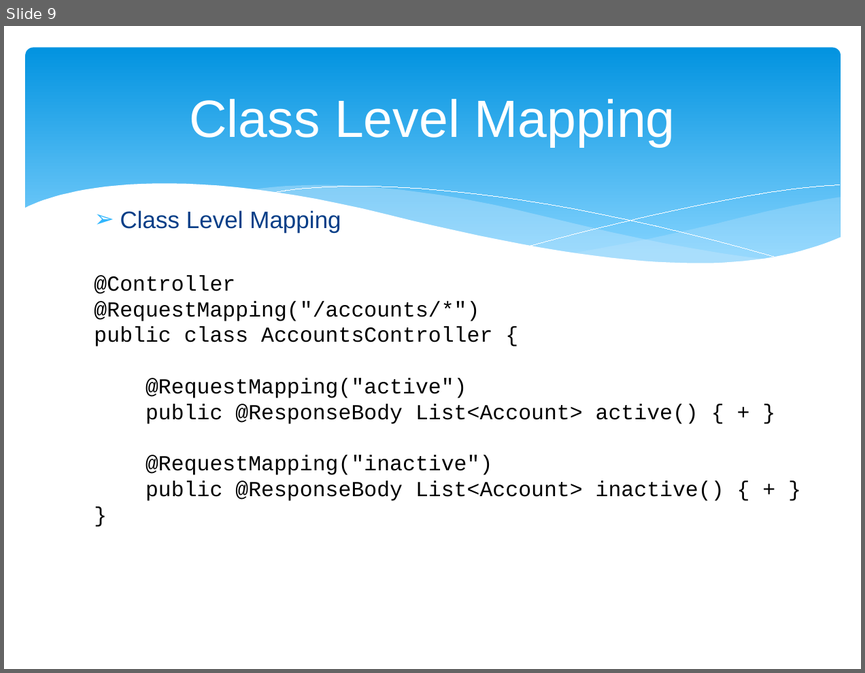
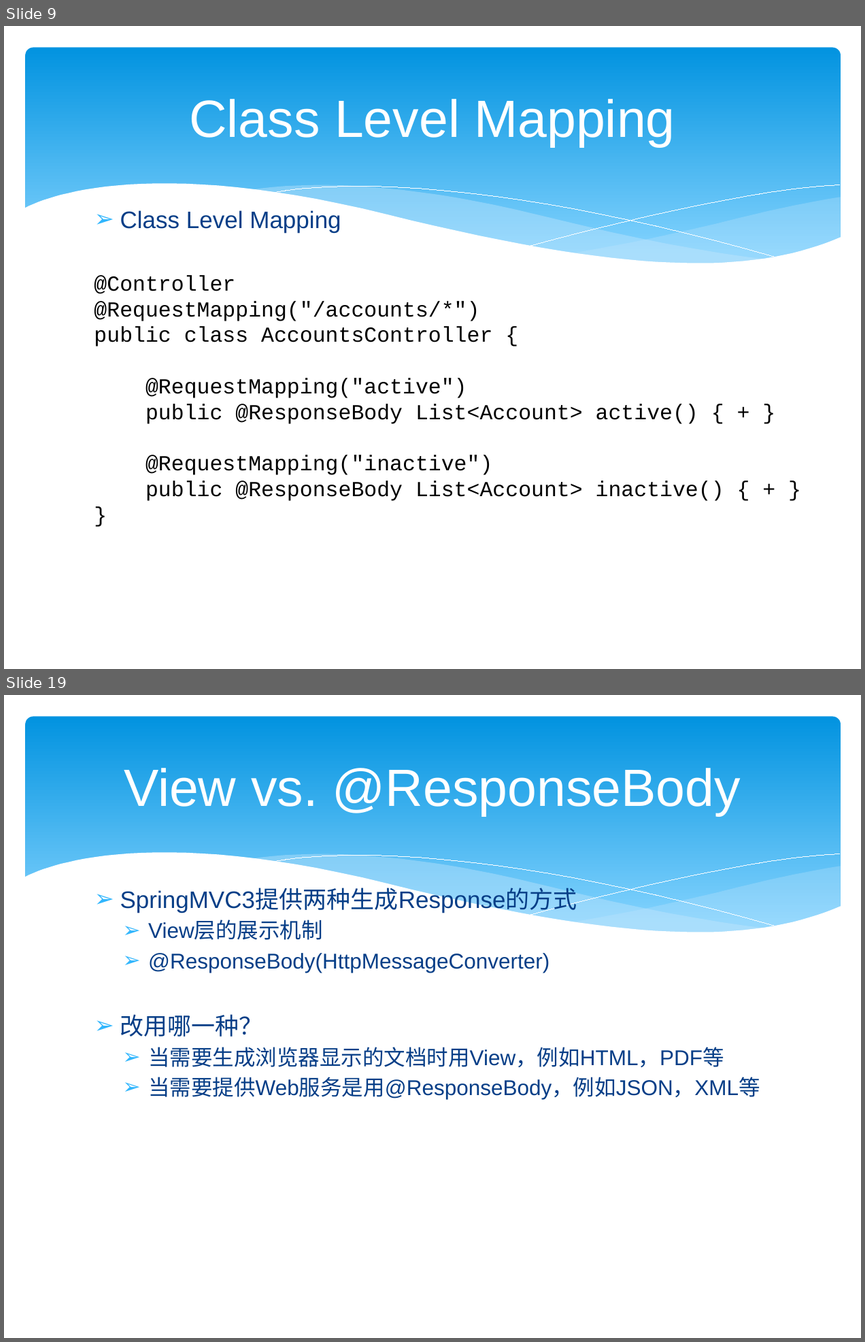
Before and after one commit to zjumty/spring-mvc-showcase, a slide deck: SpringMVC3.pptx. Shown one above the other, each under a label of ours: slide 9 before the commit, slides 9 and 19 after it; the slides between them are not shown. The pictures are 865x673 and 865x1342 pixels, drawn with LibreOffice and Linux fonts; fonts in the diff are those of the drawing. Boxes give left, top, right and bottom in pixels: in the first picture for what was removed or moved away, otherwise in the second. Text is boxed around its words. In the diff, an @@ line names an element or a change of style, - is before the commit and + after.

```diff
--- a/SpringMVC3.pptx
+++ b/SpringMVC3.pptx
@@ slide 19 added at [4, 695, 861, 1338], background #FFFFFF; not listed: 6 template elements that a slide beside it also shows @@
@@ title added at [124, 768, 740, 816], 44 pt, text #FFFFFF @@
+View vs. @ResponseBody
@@ text added at [120, 888, 760, 1100], 18 pt, text #073E87 @@
+➢ SpringMVC3提供两种生成Response的方式
+  ➢ View层的展示机制
+  ➢ @ResponseBody(HttpMessageConverter)
+➢ 改用哪一种？
+  ➢ 当需要生成浏览器显示的文档时用View，例如HTML，PDF等
+  ➢ 当需要提供Web服务是用@ResponseBody，例如JSON，XML等
```
Also in this commit, not shown: 11 slides changed, 2 other slides added.
